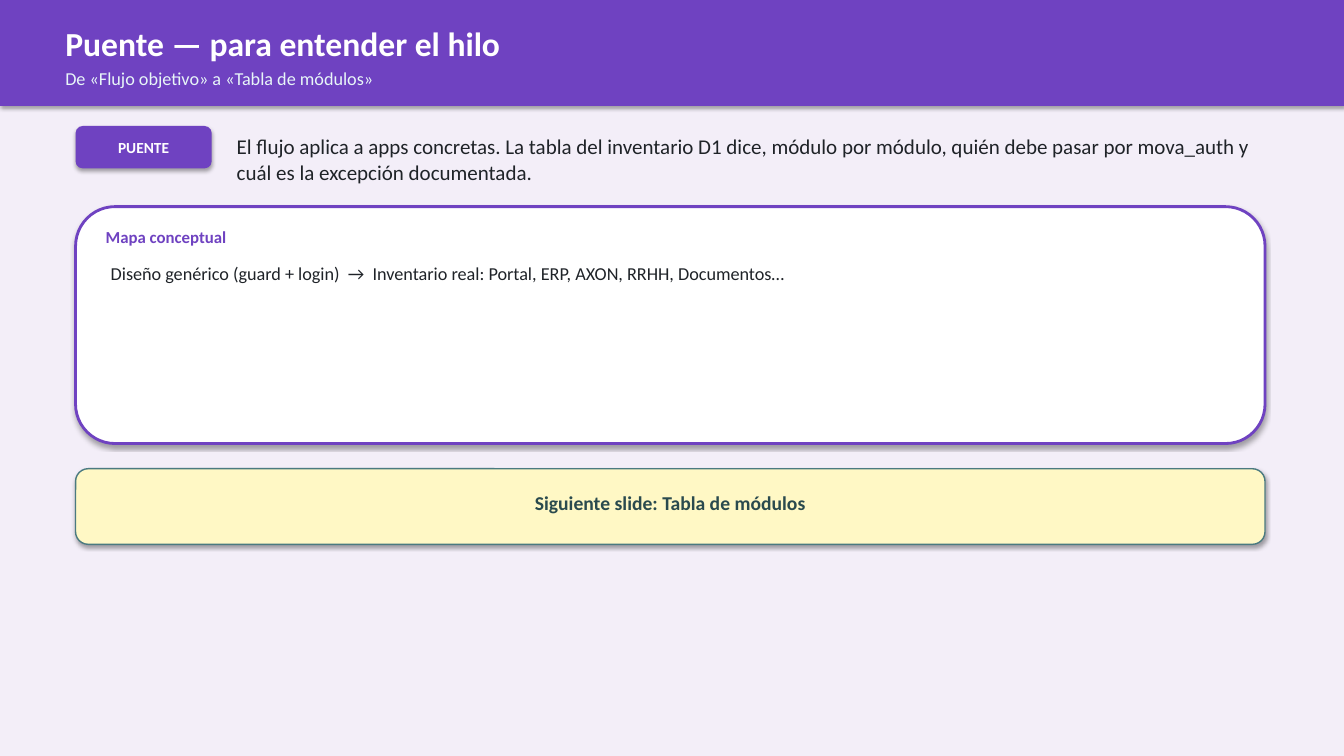
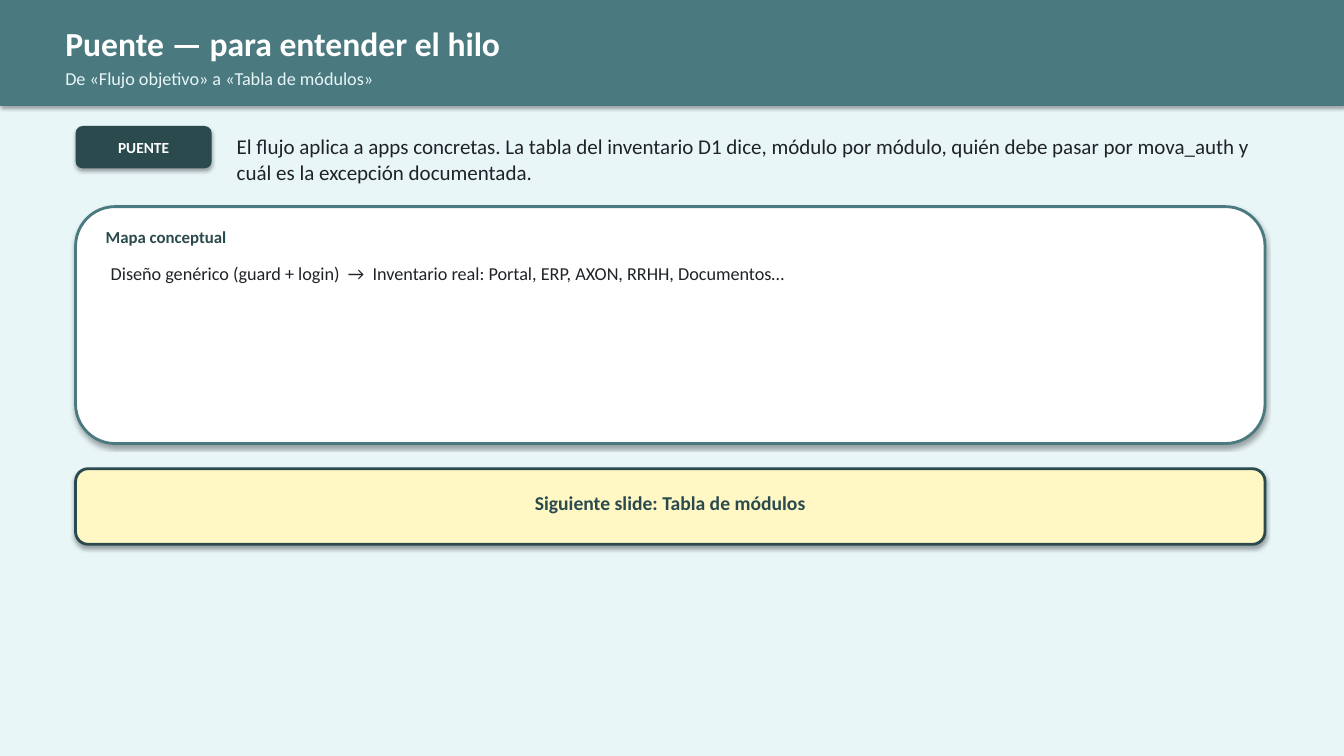
Before and after one commit to JosefaOgalde/organizacion, a slide deck: slide 12 of index/clientes/mkof/MOVA-D2-Reglas-mova_auth.pptx. Drawn at 1344x756 pixels with LibreOffice and Linux fonts; fonts in the diff are those of the drawing. Boxes give left, top, right and bottom in pixels: in the first picture for what was removed or moved away, otherwise in the second. Text is boxed around its words. In the diff, an @@ line names an element or a change of style, - is before the commit and + after.

```diff
--- a/index/clientes/mkof/MOVA-D2-Reglas-mova_auth.pptx
+++ b/index/clientes/mkof/MOVA-D2-Reglas-mova_auth.pptx
@@ background #F3EEF8 to #E8F6F8 @@
@@ rectangle at [0,0,1344,106]: fill #6F42C1 to #4A7A80 @@
@@ rounded rectangle at [76,126,212,168]: fill #6F42C1 to #2A4A4E @@
@@ rounded rectangle at [76,207,1265,444]: outline #6F42C1 2 pt to #4A7A80 2 pt @@
@@ text "Mapa conceptual" at [106,231,227,246]: text colour #6F42C1 to #2A4A4E @@
@@ rounded rectangle at [76,469,1265,544]: outline #4A7A80 1 pt to #2A4A4E 2 pt @@
```
Also in this commit, not shown: 6 other slides changed, 3 other files.
